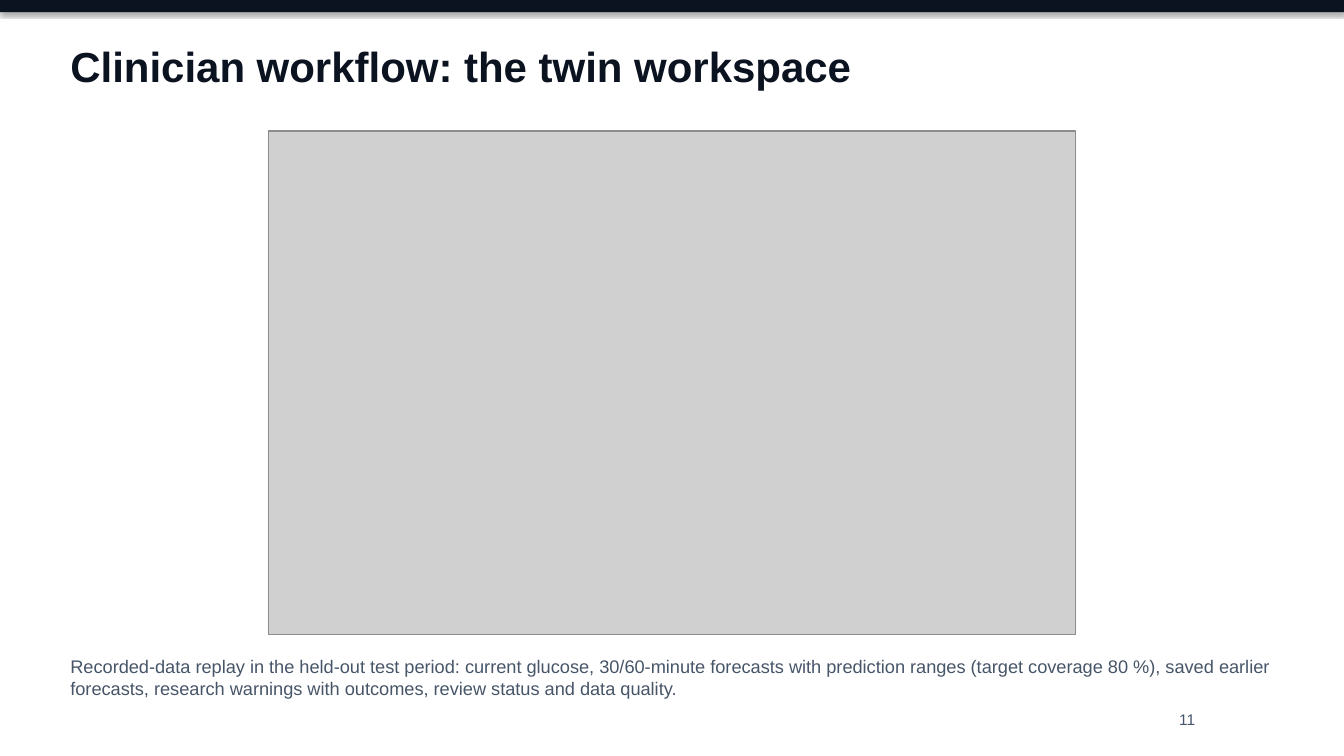
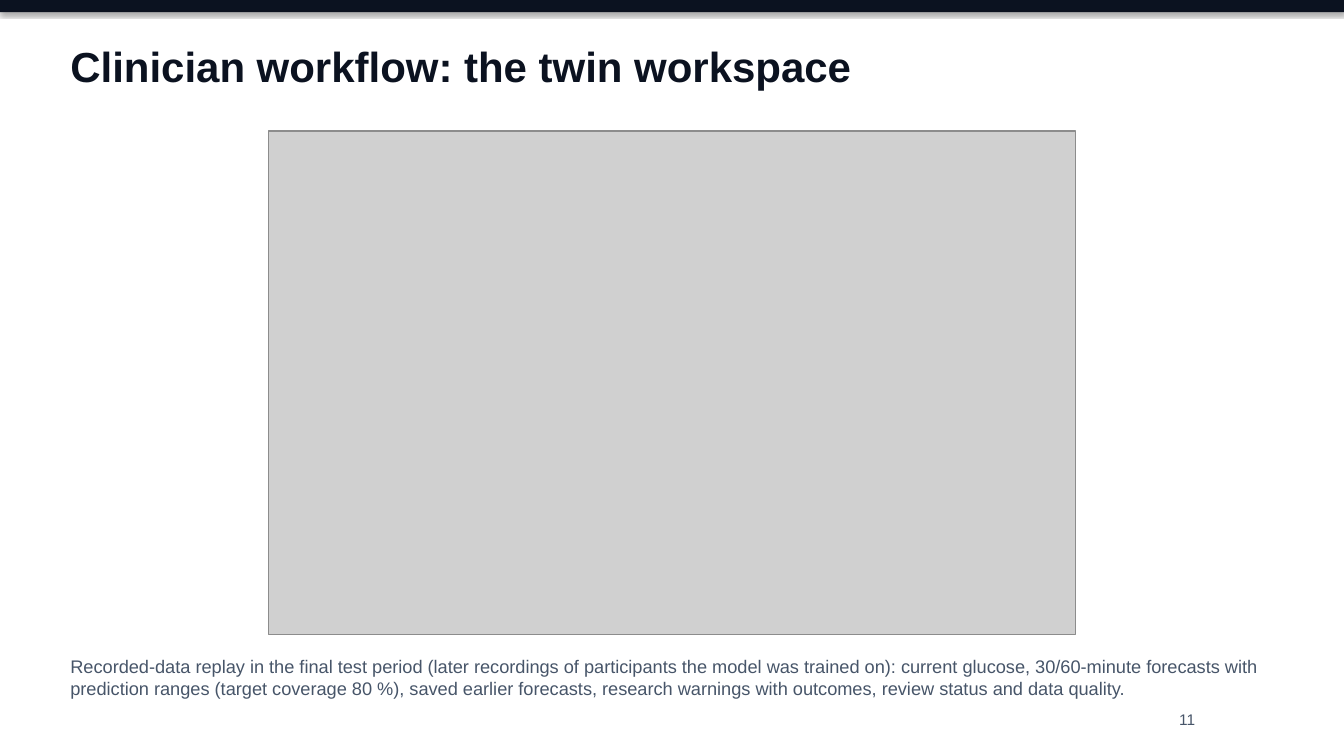
Before and after one commit to Avi36005/DigitalTwin-Challenge-Kryptonite, a slide deck: slide 11 of docs/submission/GlucoTwin_Presentation.pptx. Drawn at 1344x756 pixels with LibreOffice and Linux fonts; fonts in the diff are those of the drawing; grey boxes stand for pictures. Boxes give left, top, right and bottom in pixels: in the first picture for what was removed or moved away, otherwise in the second. Text is boxed around its words. In the diff, an @@ line names an element or a change of style, - is before the commit and + after.

Commit message:
docs: require a minimum 20-minute video per the challenge page; state that the final test holds later recordings of the same 14 participants
Rechecked the challenge page on 14 Oct 2026 (D-040): target 20:15 so neither the
rendered file nor YouTube's displayed duration falls below 20:00. Evidence wording
and slides now say the test is over time, not on new patients, and report
per-participant range coverage and persistence false-alarm rates.

```diff
--- a/docs/submission/GlucoTwin_Presentation.pptx
+++ b/docs/submission/GlucoTwin_Presentation.pptx
@@ text at (70, 660, 1257, 699): text changed @@
-Recorded-data replay in the held-out test period: current glucose, 30/60-minute forecasts with prediction ranges (target coverage 80 %), saved earlier forecasts, research warnings with outcomes, review status and data quality.
+Recorded-data replay in the final test period (later recordings of participants the model was trained on): current glucose, 30/60-minute forecasts with prediction ranges (target coverage 80 %), saved earlier forecasts, research warnings with outcomes, review status and data quality.
```
Also in this commit, not shown: 4 other slides changed, 13 other files.
